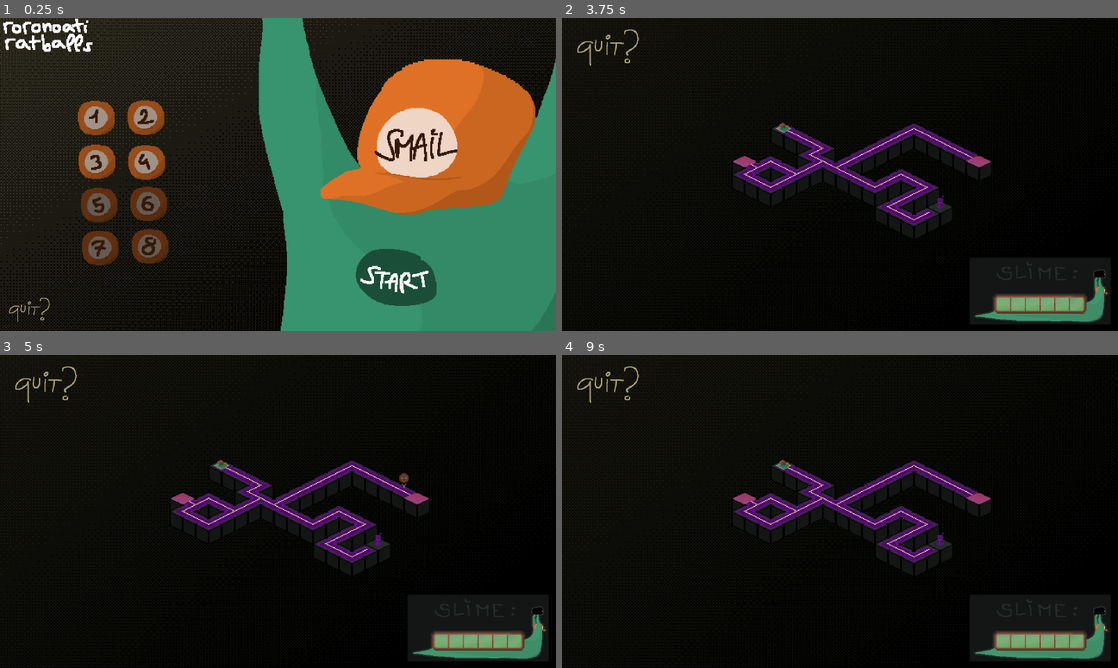
Above: before the commit, frames 1-4 (two rows, left to right).
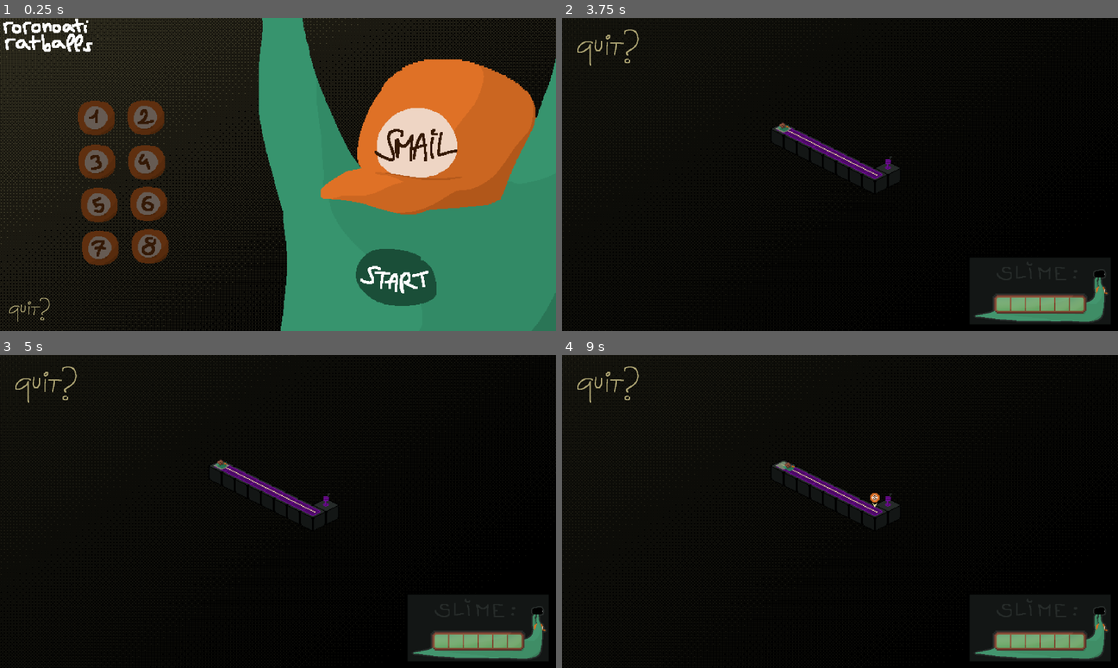
Above: after the commit, the same moments.

Repository: rat-balls/Smail
Game: Godot game, scene res://world.tscn
Same seed, same stepped clock (60 frames per second), same inputs: the game is played once before the commit and once after it.
Inputs (mouse positions are in pixels of both pictures, inside the frame that each line leads up to):
- Up to frame 1 (0.25 s): no input
- Up to frame 2 (3.75 s): click (656, 118) at 0.52 s; click (706, 118) at 1.27 s; click (656, 161) at 2.02 s; click (706, 161) at 2.77 s; click (956, 277) at 3.5 s
- Up to frame 3 (5 s): tap Enter at 4.25 s; move the mouse to (400, 495) at 4.27 s; tap E (E) at 4.35 s
- Up to frame 4 (9 s): tap R (Restart) at 5, 5.75, 6.5, 7.25, 7.9, 8 s; move the mouse to (728, 527) at 5.02 s; tap E (E) at 5.1, 6.05, 6.8, 7.35, 8.1 s; move the mouse to (895, 442) at 5.77 s; click (895, 442) at 5.85 s; move the mouse to (812, 574) at 6.52 s; right-click (812, 574) at 6.6 s; move the mouse to (1006, 558) at 7.27 s; move the mouse to (673, 464) at 8.02 s; move the mouse to (867, 511) at 8.77 s; click (867, 511) at 8.85 s

The runs differ from the first frame. In frame 1, 2.3% of the frame differs, in the area x 14-30%, y 26-52%; in frame 2, 3.6%; in frame 3, 3.7%; in frame 4, 3.7%, in the area x 30-78%, y 33-69%.

Commit message:
added menu button prog and death sfx

Diff:
--- a/scripts/Menu.gd
+++ b/scripts/Menu.gd
@@ -11,6 +11,9 @@
 var deathMsg
 var winMsg
 var leaveBTN
+var pooplayer
+var slurplayer
+var deathplayer
 
 func _ready():
 	menuBG = get_node("GUI/MenuBG")
@@ -20,6 +23,9 @@
 	deathMsg = get_node("GUI/DeathMessage")
 	winMsg = get_node("GUI/WinMessage")
 	leaveBTN = get_node("GUI/LeaveButton")
+	pooplayer = get_node("SnailPoop")
+	slurplayer = get_node("SnailSlurp")
+	deathplayer = get_node("SnailDeath")
 
 func nextLv():
 	lv_num += 1
@@ -68,3 +74,12 @@
 
 func _on_start_button_pressed():
 	loadLv()
+
+
+func _on_start_button_mouse_entered():
+	pooplayer.set_pitch_scale(1)
+	pooplayer.play()
+
+func _on_start_button_mouse_exited():
+	slurplayer.set_pitch_scale(1)
+	slurplayer.play()
--- a/scripts/level_button.gd
+++ b/scripts/level_button.gd
@@ -7,9 +7,21 @@
 	var lv_buttons = get_parent()
 	var gui = lv_buttons.get_parent()
 	world = gui.get_parent()
-	pressed.connect(self._button_pressed)
 	level_number = z_index
 
+func setButton():
+	pressed.connect(self._button_pressed)
+	mouse_entered.connect(self._mouse_entered)
+	mouse_exited.connect(self._mouse_exited)
 
 func _button_pressed():
 	world.lv_num = level_number
+	world.loadLv()
+
+func _mouse_entered():
+	world.pooplayer.set_pitch_scale(randf_range(1.3, 1.7))
+	world.pooplayer.play()
+
+func _mouse_exited():
+	world.slurplayer.set_pitch_scale(randf_range(1.3, 1.7))
+	world.slurplayer.play()
--- a/scripts/lifebar.gd
+++ b/scripts/lifebar.gd
@@ -3,6 +3,7 @@
 var snail
 var normal_under
 var dried_under = preload("res://assets/dried_slimebar.png")
+
 
 func _process(_delta):
 	if(snail):
--- a/scripts/move.gd
+++ b/scripts/move.gd
@@ -17,16 +17,15 @@
 var astar
 var world
 var current_tile
-var pooplayer
-var slurplayer
+var playedonce = false
+
 
 func _ready():
 	ti = get_parent()
 	WalkableTiles = ti.WalkableTiles
 	astar = ti.astar
 	world = ti.get_parent()
-	pooplayer = get_node("SnailPoop")
-	slurplayer = get_node("SnailSlurp")
+
 
 
 # Called every frame. 'delta' is the elapsed time since the previous frame.
@@ -38,8 +37,9 @@
 		handlePath()
 
 		if (Input.is_action_just_pressed("Restart")):
-			world.winMsg.visible = true
+			world.winMsg.visible = false
 			dead = false
+			playedonce = false
 			slimebar = 14
 			world.loadLv()
 
@@ -93,6 +93,9 @@
 			if(ti_cord == Vector2i(7,3)):
 				ti.erase_cell(2, dec_tile)
 				ti.set_cell(2, dec_tile, 2, Vector2i(6,3), 0)
+	var lvBTN = world.levelBTNs.get_node("LevelButton" + str(world.lv_num))
+	lvBTN.disabled = false
+	lvBTN.setButton()
 	if(Input.is_action_just_pressed("E")):
 		if(world.lv_num < 4):
 			world.nextLv()
@@ -169,8 +172,8 @@
 	if (!current_tile.Used && !current_tile.Water):
 
 		if (current_tile.Slimed):
-			slurplayer.set_pitch_scale(randf_range(0.5, 1.5))
-			slurplayer.play()
+			world.slurplayer.set_pitch_scale(randf_range(0.5, 1.5))
+			world.slurplayer.play()
 			current_tile.Used = true
 			current_tile.Slimed = false
 
@@ -178,14 +181,18 @@
 
 		if (!current_tile.Slimed):
 			slimebar -= 1
-			pooplayer.set_pitch_scale(randf_range(0.5, 1.5))
-			pooplayer.play()
 			current_tile.Used = true
 			if(slimebar > 0):
+				world.pooplayer.set_pitch_scale(randf_range(0.5, 1.5))
+				world.pooplayer.play()
 				current_tile.Slimed = true
 
 
 func Death():
+	if(!world.deathplayer.is_playing() && !playedonce):
+		playedonce = true
+		world.deathplayer.set_pitch_scale(randf_range(1.2, 1.5))
+		world.deathplayer.play()
 	dead = true
 	path_to_selected = []
 	direction = null
--- a/scripts/sprite.gd
+++ b/scripts/sprite.gd
@@ -16,7 +16,6 @@
 # Called when the node enters the scene tree for the first time.
 func _ready():
 	snail = get_parent()
-
 
 # Called every frame. 'delta' is the elapsed time since the previous frame.
 func _process(_delta):
--- a/snail.tscn
+++ b/snail.tscn
@@ -1,10 +1,8 @@
-[gd_scene load_steps=7 format=3 uid="uid://doo5rad2h63l5"]
+[gd_scene load_steps=5 format=3 uid="uid://doo5rad2h63l5"]
 
 [ext_resource type="Script" path="res://scripts/move.gd" id="1_3r2l2"]
 [ext_resource type="Texture2D" uid="uid://b0hdbp4o2s8ke" path="res://assets/SnailSprite/SnailSprite_RightDown.png" id="1_yg73q"]
 [ext_resource type="Script" path="res://scripts/sprite.gd" id="3_gbyp5"]
-[ext_resource type="AudioStream" uid="uid://ochpkpri14ce" path="res://assets/sfx/snail_poop_1.wav" id="4_8j7xx"]
-[ext_resource type="AudioStream" uid="uid://dbrmie3qjxe7c" path="res://assets/sfx/snail_slurp3.wav" id="5_sdkg1"]
 
 [sub_resource type="CircleShape2D" id="CircleShape2D_oq4wk"]
 
@@ -20,13 +18,3 @@
 shape = SubResource("CircleShape2D_oq4wk")
 
 [node name="NavigationAgent2D" type="NavigationAgent2D" parent="."]
-
-[node name="SnailPoop" type="AudioStreamPlayer2D" parent="."]
-stream = ExtResource("4_8j7xx")
-volume_db = -40.348
-max_polyphony = 5
-
-[node name="SnailSlurp" type="AudioStreamPlayer2D" parent="."]
-stream = ExtResource("5_sdkg1")
-volume_db = -40.348
-max_polyphony = 5
--- a/world.tscn
+++ b/world.tscn
@@ -20,8 +20,11 @@
 [ext_resource type="Texture2D" uid="uid://bdc3foop13x8b" path="res://assets/level_6.png" id="20_lt3v0"]
 [ext_resource type="Texture2D" uid="uid://crli0k8qfnink" path="res://assets/level_7.png" id="21_iver7"]
 [ext_resource type="Texture2D" uid="uid://dd3ov0nb3us01" path="res://assets/level_8.png" id="22_m8env"]
+[ext_resource type="AudioStream" uid="uid://ochpkpri14ce" path="res://assets/sfx/snail_poop_1.wav" id="23_pipie"]
 [ext_resource type="Texture2D" uid="uid://xhw1efukvu4j" path="res://assets/death_message.png" id="23_vpftw"]
 [ext_resource type="Texture2D" uid="uid://d13ivqtkioo4v" path="res://assets/win_message.png" id="24_rd5yr"]
+[ext_resource type="AudioStream" uid="uid://dbrmie3qjxe7c" path="res://assets/sfx/snail_slurp3.wav" id="24_rjxwn"]
+[ext_resource type="AudioStream" uid="uid://s4acj36xlrjq" path="res://assets/sfx/death2.wav" id="25_3f54d"]
 
 [node name="World" type="Node2D"]
 script = ExtResource("1_1xvcl")
@@ -101,6 +104,7 @@
 offset_top = 371.0
 offset_right = 300.0
 offset_bottom = 503.0
+disabled = true
 texture_normal = ExtResource("11_wv460")
 texture_pressed = ExtResource("11_wv460")
 texture_hover = ExtResource("12_3njtb")
@@ -120,6 +124,7 @@
 offset_top = 369.0
 offset_right = 490.0
 offset_bottom = 501.0
+disabled = true
 texture_normal = ExtResource("11_wv460")
 texture_pressed = ExtResource("11_wv460")
 texture_hover = ExtResource("12_3njtb")
@@ -139,6 +144,7 @@
 offset_top = 539.0
 offset_right = 302.0
 offset_bottom = 671.0
+disabled = true
 texture_normal = ExtResource("11_wv460")
 texture_pressed = ExtResource("11_wv460")
 texture_hover = ExtResource("12_3njtb")
@@ -158,6 +164,7 @@
 offset_top = 541.0
 offset_right = 493.0
 offset_bottom = 673.0
+disabled = true
 texture_normal = ExtResource("11_wv460")
 texture_pressed = ExtResource("11_wv460")
 texture_hover = ExtResource("12_3njtb")
@@ -272,6 +279,23 @@
 position = Vector2(-1000, -500)
 anchor_mode = 0
 
+[node name="SnailPoop" type="AudioStreamPlayer2D" parent="."]
+stream = ExtResource("23_pipie")
+volume_db = -40.348
+max_polyphony = 5
+
+[node name="SnailSlurp" type="AudioStreamPlayer2D" parent="."]
+stream = ExtResource("24_rjxwn")
+volume_db = -40.348
+max_polyphony = 5
+
+[node name="SnailDeath" type="AudioStreamPlayer2D" parent="."]
+stream = ExtResource("25_3f54d")
+volume_db = -28.168
+max_polyphony = 5
+
+[connection signal="mouse_entered" from="GUI/StartButton" to="." method="_on_start_button_mouse_entered"]
+[connection signal="mouse_exited" from="GUI/StartButton" to="." method="_on_start_button_mouse_exited"]
 [connection signal="pressed" from="GUI/StartButton" to="." method="_on_start_button_pressed"]
 [connection signal="pressed" from="GUI/QuitButton" to="." method="_on_quit_button_pressed"]
 [connection signal="pressed" from="GUI/LeaveButton" to="." method="_on_leave_button_pressed"]
Not shown, added: assets/sfx/death.wav.import
Not shown, added: assets/sfx/death2.wav.import
Not shown: 1 places in world.tscn that only renumber resources
Not shown, added: assets/sfx/death.wav
Not shown, added: assets/sfx/death2.wav
